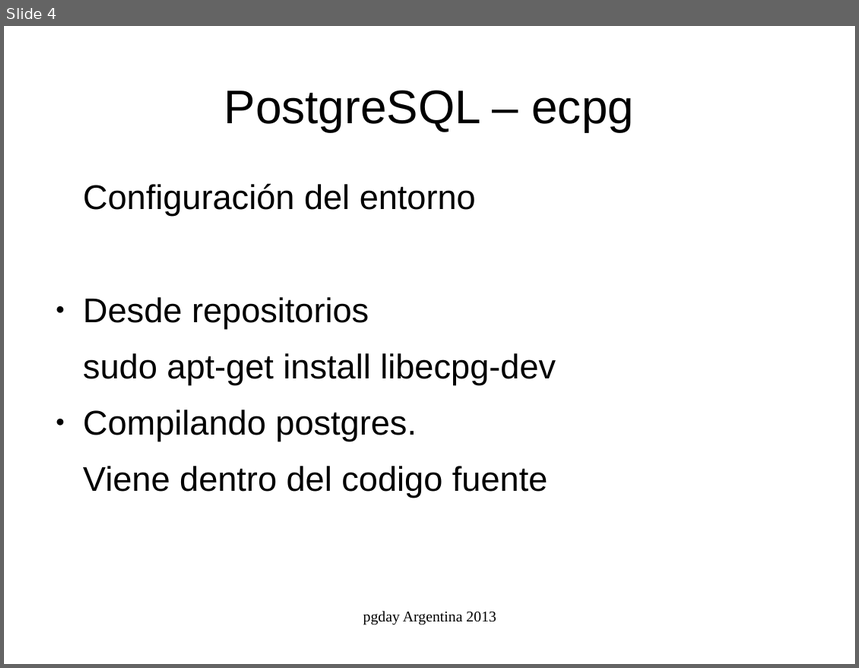
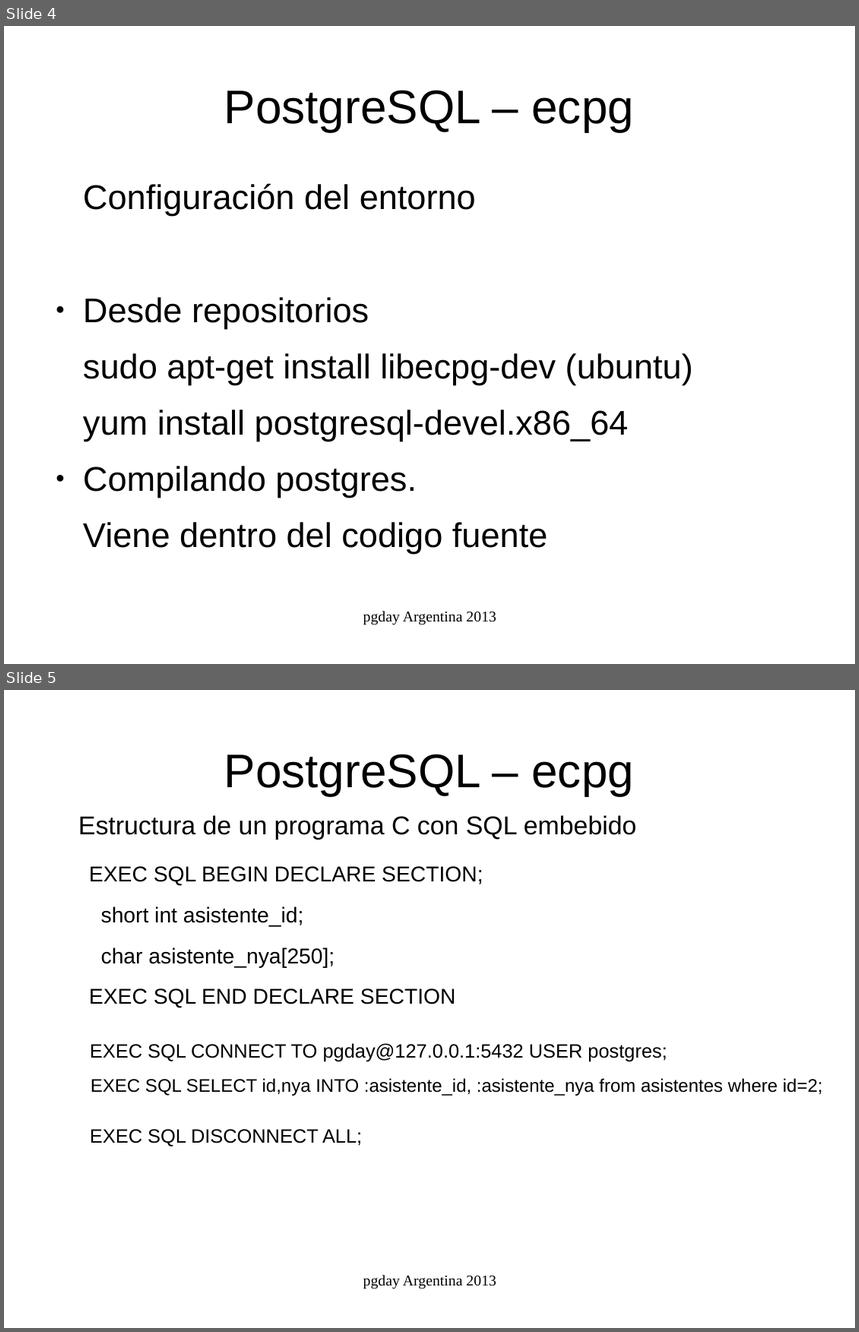
Before and after one commit to marcelorauldiaz/pgday_ecpg, a slide deck: ecpg.odp. Shown one above the other, each under a label of ours: slide 4 before the commit, slides 4 and 5 after it. The pictures are 859x668 and 859x1332 pixels, drawn with LibreOffice and Linux fonts; fonts in the diff are those of the drawing. Boxes give left, top, right and bottom in pixels: in the first picture for what was removed or moved away, otherwise in the second. Text is boxed around its words. In the diff, an @@ line names an element or a change of style, - is before the commit and + after.

```diff
--- a/ecpg.odp
+++ b/ecpg.odp
@@ slide 5 added at (x1=4, y1=690, x2=855, y2=1328), background #FFFFFF @@
@@ title added at (x1=224, y1=754, x2=634, y2=796), 44 pt, text #000000 @@
+PostgreSQL – ecpg
@@ text added at (x1=78, y1=815, x2=637, y2=840), 24 pt, text #000000 @@
+Estructura de un programa C con SQL embebido
@@ text added at (x1=89, y1=866, x2=483, y2=1008), 20 pt, text #000000 @@
+EXEC SQL BEGIN DECLARE SECTION;
+short int asistente_id;
+char asistente_nya[250];
+EXEC SQL END DECLARE SECTION
@@ text added at (x1=90, y1=1043, x2=667, y2=1062), 18 pt, text #000000 @@
+EXEC SQL CONNECT TO pgday@127.0.0.1:5432 USER postgres;
@@ text added at (x1=91, y1=1078, x2=823, y2=1096), 17 pt, text #000000 @@
+EXEC SQL SELECT id,nya INTO :asistente_id, :asistente_nya from asistentes where id=2;
@@ text added at (x1=90, y1=1129, x2=362, y2=1147), 18 pt, text #000000 @@
+EXEC SQL DISCONNECT ALL;
@@ text added at (x1=363, y1=1275, x2=496, y2=1290), 14 pt, text #000000 @@
+pgday Argentina 2013
@@ slide 4 changed as well @@
@@ text at (x1=83, y1=354, x2=693, y2=442): text changed @@
-sudo apt-get install libecpg-dev
+sudo apt-get install libecpg-dev (ubuntu)
+yum install postgresql-devel.x86_64
```
Also in this commit, not shown: 4 other slides changed, 4 other slides added, 7 other files.
